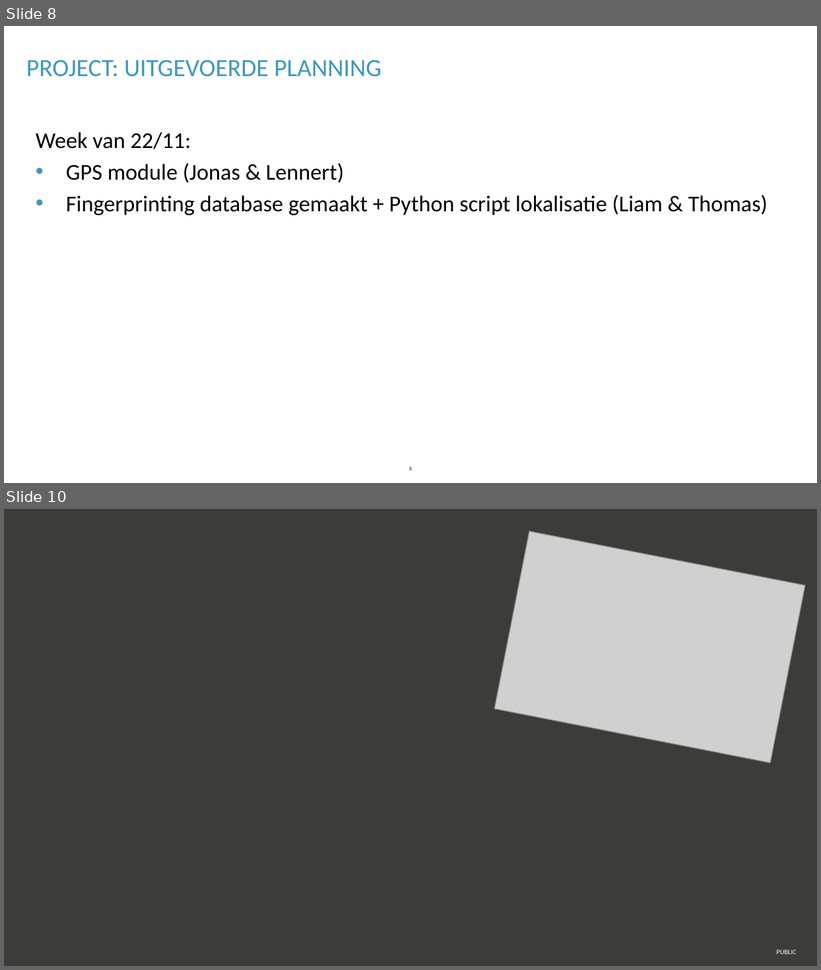
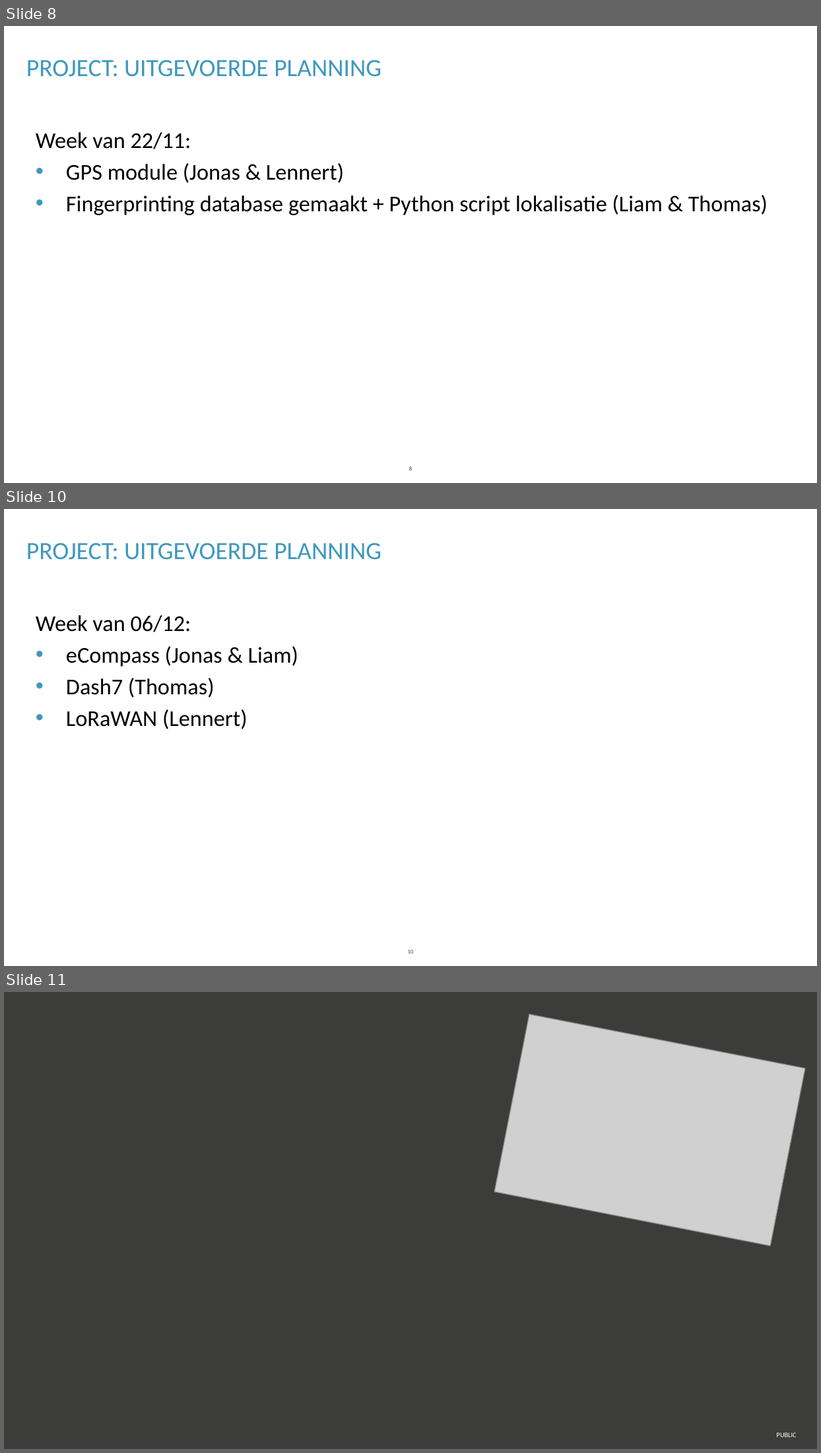
Before and after one commit to lennertvanhasselt/lowpowTLJL, a slide deck: Presentatie_groep_3.pptx. Shown one above the other, each under a label of ours: slides 8 and 10 before the commit, slides 8, 10 and 11 after it; the slides between them are not shown. The pictures are 821x970 and 821x1453 pixels, drawn with LibreOffice and Linux fonts; fonts in the diff are those of the drawing; grey boxes stand for pictures; background and template pictures are left out. Boxes give left, top, right and bottom in pixels: in the first picture for what was removed or moved away, otherwise in the second. Text is boxed around its words. In the diff, an @@ line names an element or a change of style, - is before the commit and + after.

```diff
--- a/Presentatie_groep_3.pptx
+++ b/Presentatie_groep_3.pptx
@@ slide 10 added at (x1=4, y1=509, x2=817, y2=966), background #FFFFFF @@
@@ title added at (x1=26, y1=543, x2=382, y2=560), 22 pt, text #3F98BD @@
+PROJECT: UITGEVOERDE PLANNING
@@ text added at (x1=36, y1=615, x2=298, y2=729), 20 pt, text #000000 @@
+Week van 06/12:
+• eCompass (Jonas & Liam)
+• Dash7 (Thomas)
+• LoRaWAN (Lennert)
@@ page number added at (x1=408, y1=950, x2=414, y2=954), 5 pt, text #3C3C3B @@
+10
@@ what was slide 10 is now slide 11 @@
```
Also in this commit, not shown: 1 slide changed.
